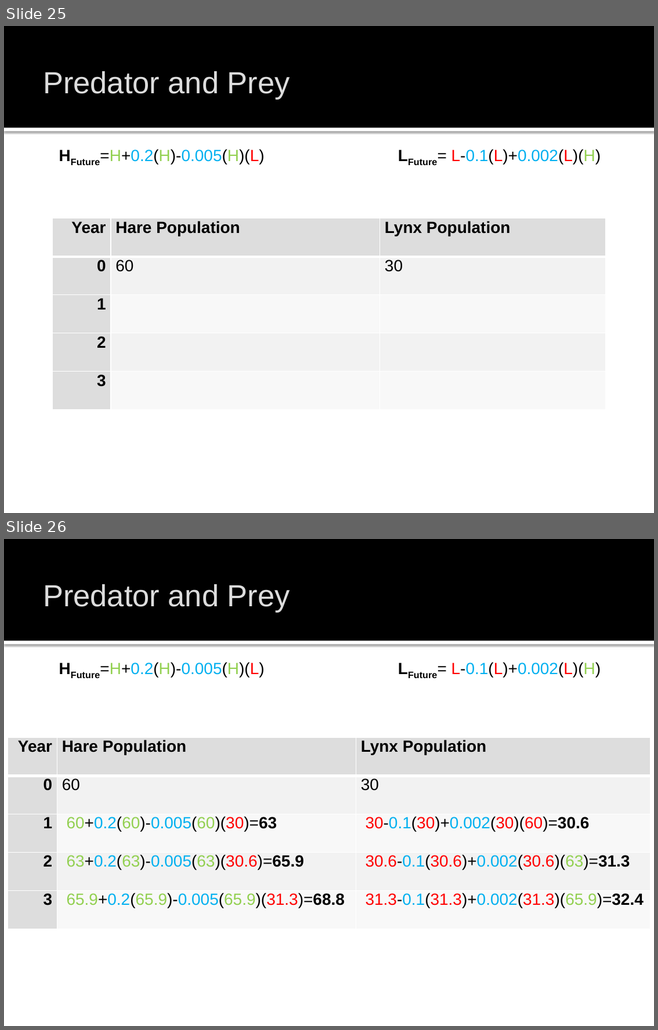
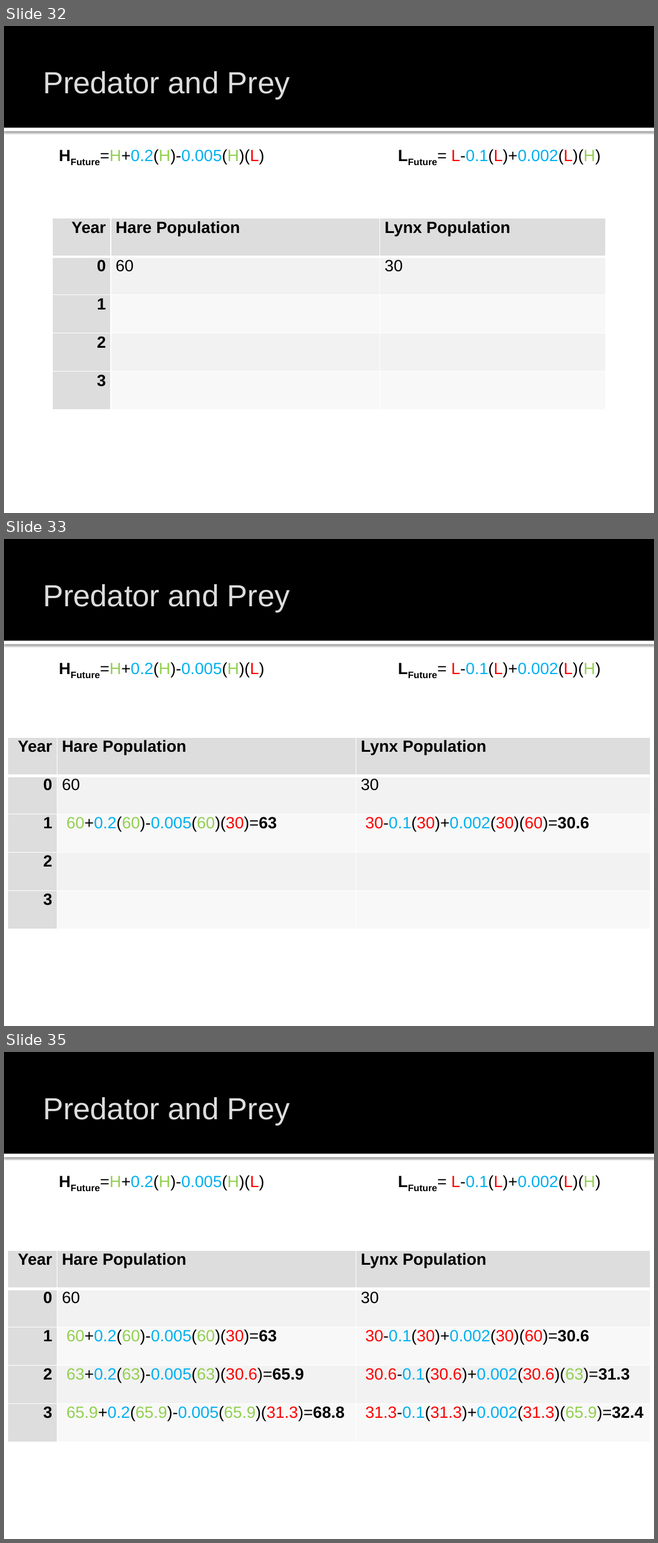
Before and after one commit to john-s-butler-dit/Maths-in-the-Wild, a slide deck: 01_Predator_Prey/Maths_in_the_Wild_Predator_Prey.pptx. Shown one above the other, each under a label of ours: slides 25 and 26 before the commit, slides 32, 33 and 35 after it; the slides between them are not shown. The pictures are 658x1030 and 658x1543 pixels, drawn with LibreOffice and Linux fonts; fonts in the diff are those of the drawing; background and template pictures are left out. Boxes give left, top, right and bottom in pixels: in the first picture for what was removed or moved away, otherwise in the second. Text is boxed around its words. In the diff, an @@ line names an element or a change of style, - is before the commit and + after.

Commit message:
pred prey worksheets nice

```diff
--- a/01_Predator_Prey/Maths_in_the_Wild_Predator_Prey.pptx
+++ b/01_Predator_Prey/Maths_in_the_Wild_Predator_Prey.pptx
@@ slide 33 added at [4,539,654,1026], background #FFFFFF; not listed: 2 template elements that a slide beside it also shows @@
@@ title added at [43,584,290,613], 33.8 pt, text #DDDDDD @@
+Predator and Prey
@@ text added at [100,662,264,677], 18 pt, text #000000 @@
+HFuture=H+0.2(H)-0.005(H)(L)
@@ text added at [451,662,600,677], 18 pt, text #000000 @@
+LFuture= L-0.1(L)+0.002(L)(H)
@@ table added at [8,738,650,930], 5 rows, 3 columns @@
+Year | Hare Population | Lynx Population
+0 | 60 | 30
+1 | 60+0.2(60)-0.005(60)(30)=63 | 30-0.1(30)+0.002(30)(60)=30.6
+2 |  | 
+3 |  | 
@@ what was slide 25 is now slide 32 @@
@@ what was slide 26 is now slide 35 @@
```
Also in this commit, not shown: 9 slides changed, 8 other slides added, 1 slide removed, 33 other files.
